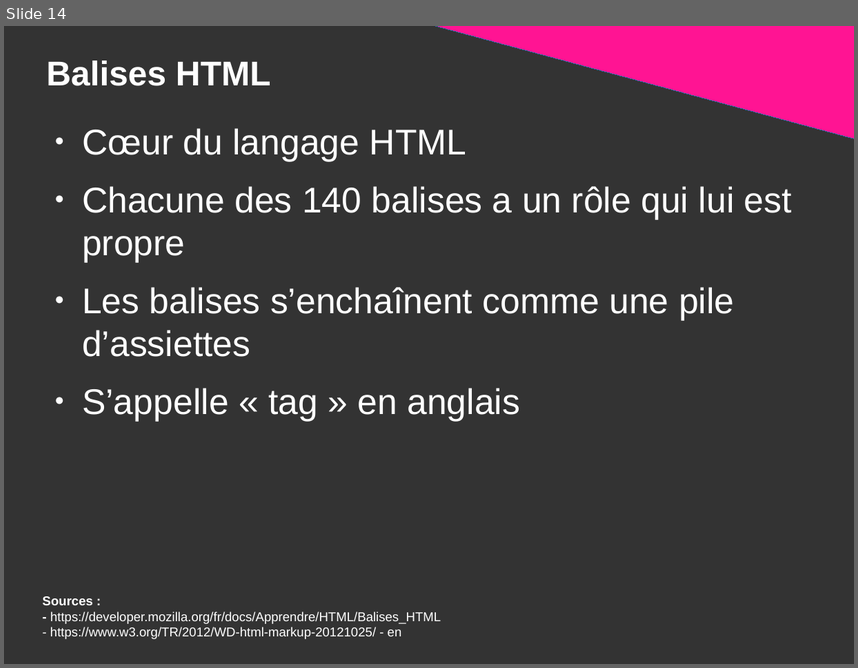
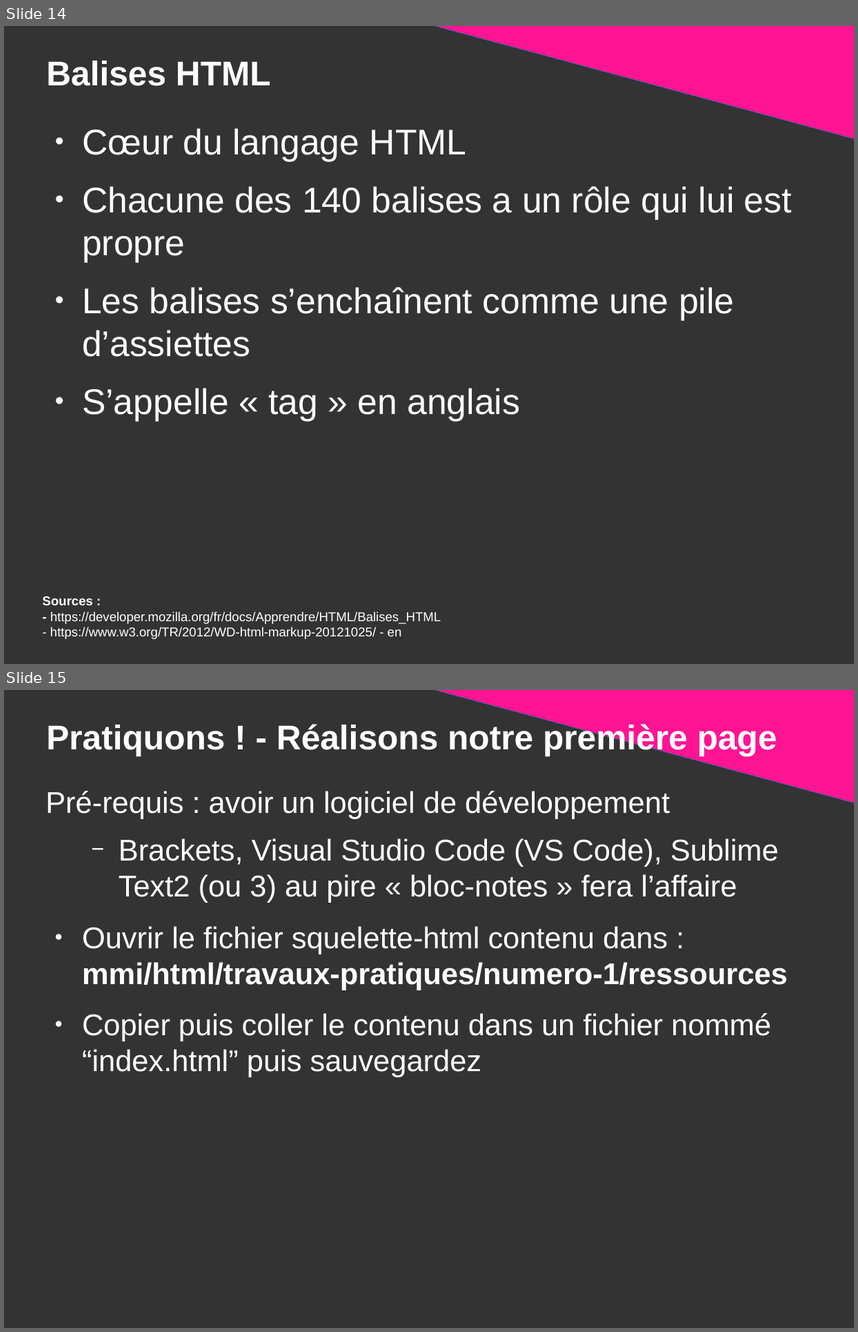
Before and after one commit to DanYellow/presentations, a slide deck: mmi/html/travaux-pratiques/numero-1/presentation.odp. Shown one above the other, each under a label of ours: slide 14 before the commit, slides 14 and 15 after it. The pictures are 858x668 and 858x1332 pixels, drawn with LibreOffice and Linux fonts; fonts in the diff are those of the drawing. Boxes give left, top, right and bottom in pixels: in the first picture for what was removed or moved away, otherwise in the second. Text is boxed around its words. In the diff, an @@ line names an element or a change of style, - is before the commit and + after.

```diff
--- a/mmi/html/travaux-pratiques/numero-1/presentation.odp
+++ b/mmi/html/travaux-pratiques/numero-1/presentation.odp
@@ slide 15 added at (4, 690, 854, 1328), background #333333 @@
@@ right triangle added at (418, 690, 854, 804), fill #FF1493, outline #3465A4 0 pt @@
@@ title added at (46, 722, 777, 756), 32 pt, text #FFFFFF, bold @@
+Pratiquons ! - Réalisons notre première page
@@ text added at (45, 791, 788, 1041), 28 pt, text #FFFFFF @@
+Pré-requis : avoir un logiciel de développement
+  − Brackets, Visual Studio Code (VS Code), Sublime Text2 (ou 3) au pire « bloc-notes » fera l’affaire
+● Ouvrir le fichier squelette-html contenu dans :
+  mmi/html/travaux-pratiques/numero-1/ressources
+● Copier puis coller le contenu dans un fichier nommé “index.html” puis sauvegardez
```
Also in this commit, not shown: 8 slides changed, 14 other slides added, 1 slide removed, 3 other files.
